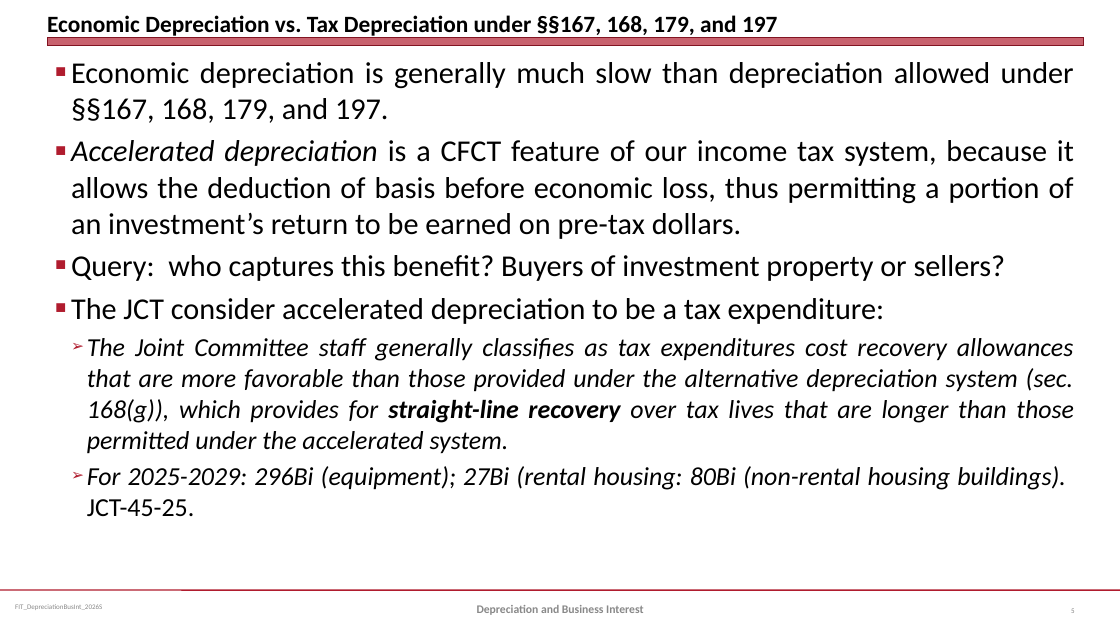
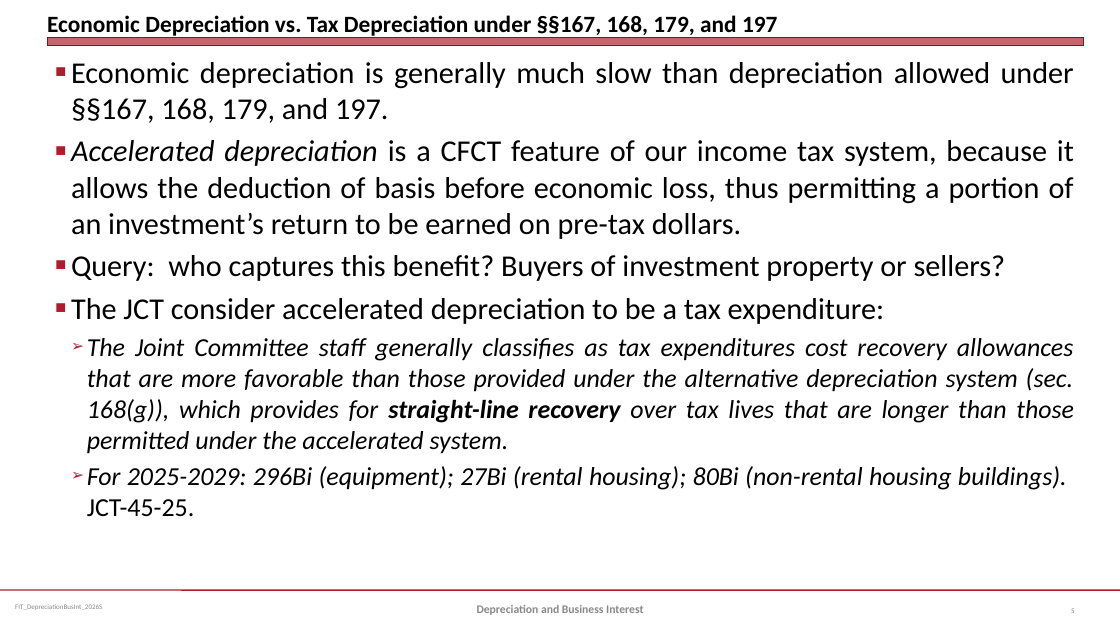
Before and after one commit to jmc877/Fed-Income-Tax, a slide deck: slide 5 of slides/FIT_DepreciationBusInt_2026S.pptx. Drawn at 1120x630 pixels with LibreOffice and Linux fonts; fonts in the diff are those of the drawing. Boxes give left, top, right and bottom in pixels: in the first picture for what was removed or moved away, otherwise in the second. Text is boxed around its words. In the diff, an @@ line names an element or a change of style, - is before the commit and + after.

```diff
--- a/slides/FIT_DepreciationBusInt_2026S.pptx
+++ b/slides/FIT_DepreciationBusInt_2026S.pptx
@@ text at (x1=87, y1=466, x2=1067, y2=516): text changed @@
-  ➢ For 2025-2029: 296Bi (equipment); 27Bi (rental housing: 80Bi (non-rental housing buildings). JCT-45-25.
+  ➢ For 2025-2029: 296Bi (equipment); 27Bi (rental housing); 80Bi (non-rental housing buildings). JCT-45-25.
```
Also in this commit, not shown: 5 other slides changed, 1 other file.
